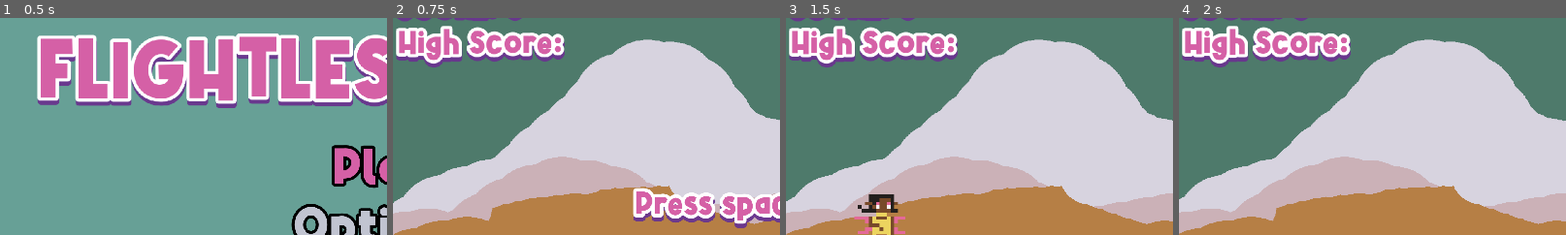
Above: before the commit, frames 1-4 (left to right).
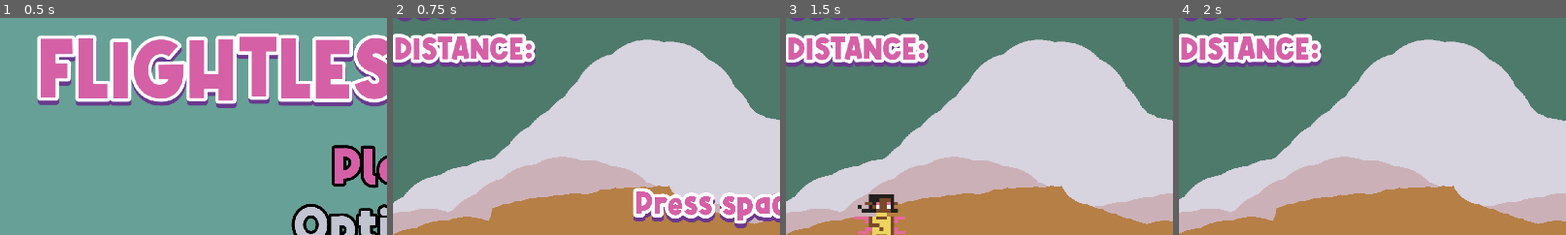
Above: after the commit, the same moments.

Repository: Teakitter/FlightlessFaeries
Game: Godot game, scene res://scenes/menu.tscn
Two runs of this game, one before a commit and one after it. Both use one fixed random seed, a clock stepped at 60 frames per second and the inputs below.
Inputs:
- Up to frame 1 (0.5 s): no input
- Up to frame 2 (0.75 s): click "Play" at 0.5 s
- Up to frame 3 (1.5 s): tap Space at 1.25 s
- Up to frame 4 (2 s): tap W (jump) at 1.52 s
The pictures show only the part of the screen within x 0-50%, y 8-58%; the shares and areas given below are measured in that part.

Frame 1 is identical in both runs. In frame 2, 5.6% of the frame differs, in the area x 0-45%, y 3-23%; in frame 3, 5.6%; in frame 4, 5.6%.

Commit message:
label changes

Diff:
--- a/game/scenes/hud.tscn
+++ b/game/scenes/hud.tscn
@@ -15,21 +15,22 @@
 horizontal_alignment = 1
 vertical_alignment = 1
 
-[node name="HighscoreLabel" type="Label" parent="."]
+[node name="Distance" type="Label" parent="."]
 anchors_preset = 4
 anchor_top = 0.5
 anchor_bottom = 0.5
-offset_left = -32.0
-offset_top = -484.0
-offset_right = 465.0
-offset_bottom = -307.0
+offset_left = -73.0
+offset_top = -468.0
+offset_right = 424.0
+offset_bottom = -291.0
 grow_vertical = 2
 size_flags_horizontal = 0
 theme_override_font_sizes/font_size = 20
-text = "High Score:"
+text = "Distance:"
 label_settings = ExtResource("1_ckwhc")
 horizontal_alignment = 1
 vertical_alignment = 1
+uppercase = true
 
 [node name="PressToPlayLabel" type="Label" parent="."]
 anchors_preset = 8
